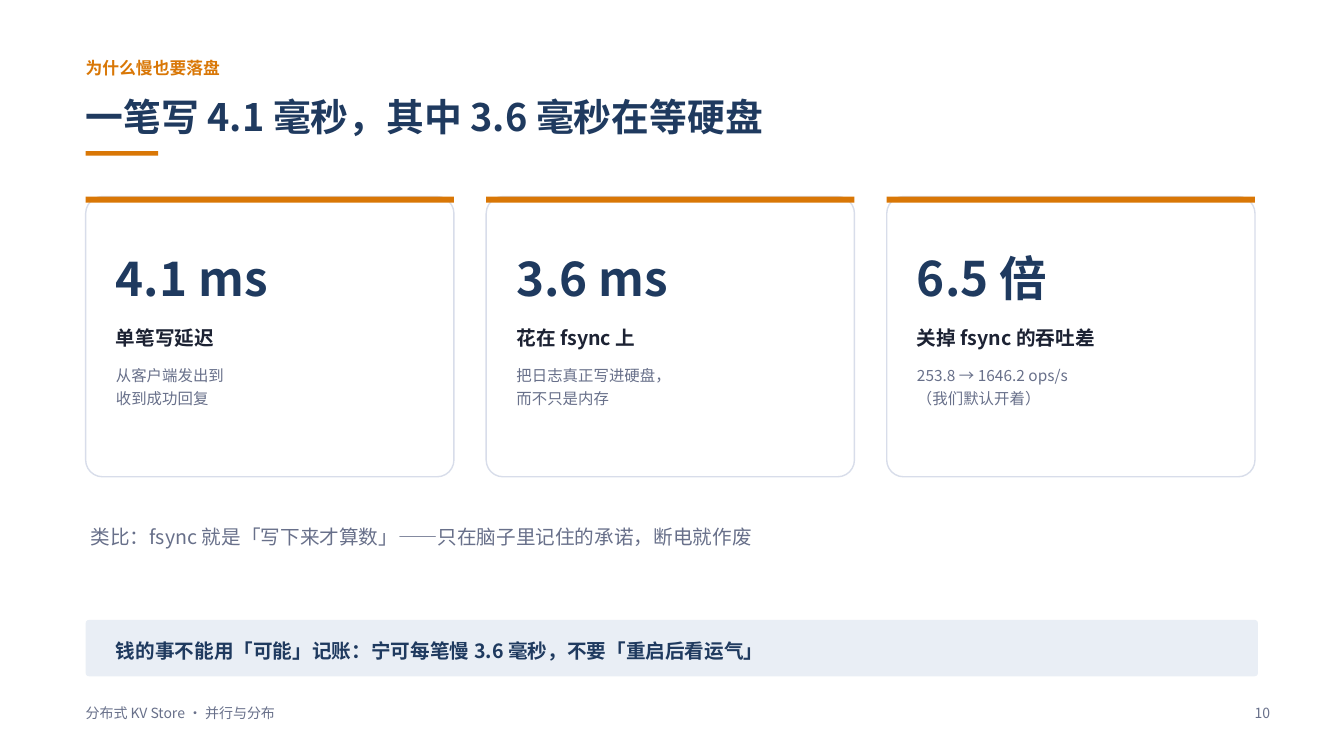
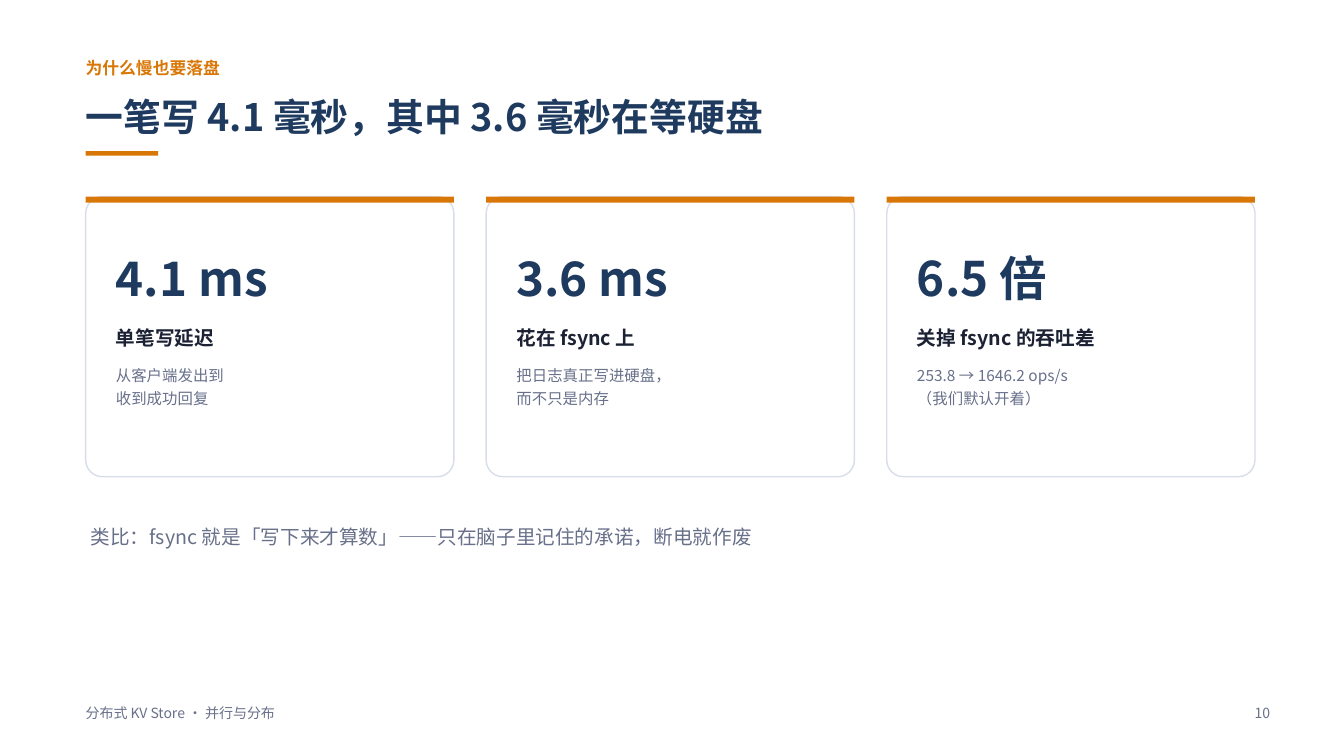
Before and after one commit to L1tiansuo/distributed-kv-store, a slide deck: slide 10 of ppt/分布式KV Store 讲解_v2.pptx. Drawn at 1344x756 pixels with LibreOffice and Linux fonts; fonts in the diff are those of the drawing. Boxes give left, top, right and bottom in pixels: in the first picture for what was removed or moved away, otherwise in the second. Text is boxed around its words. In the diff, an @@ line names an element or a change of style, - is before the commit and + after.

```diff
--- a/ppt/分布式KV Store 讲解_v2.pptx
+++ b/ppt/分布式KV Store 讲解_v2.pptx
@@ rounded rectangle removed at (x1=86, y1=620, x2=1258, y2=677) @@
@@ text removed at (x1=116, y1=641, x2=763, y2=661) @@
-钱的事不能用「可能」记账：宁可每笔慢 3.6 毫秒，不要「重启后看运气」
```
Also in this commit, not shown: 27 other slides changed, 3 other files.
